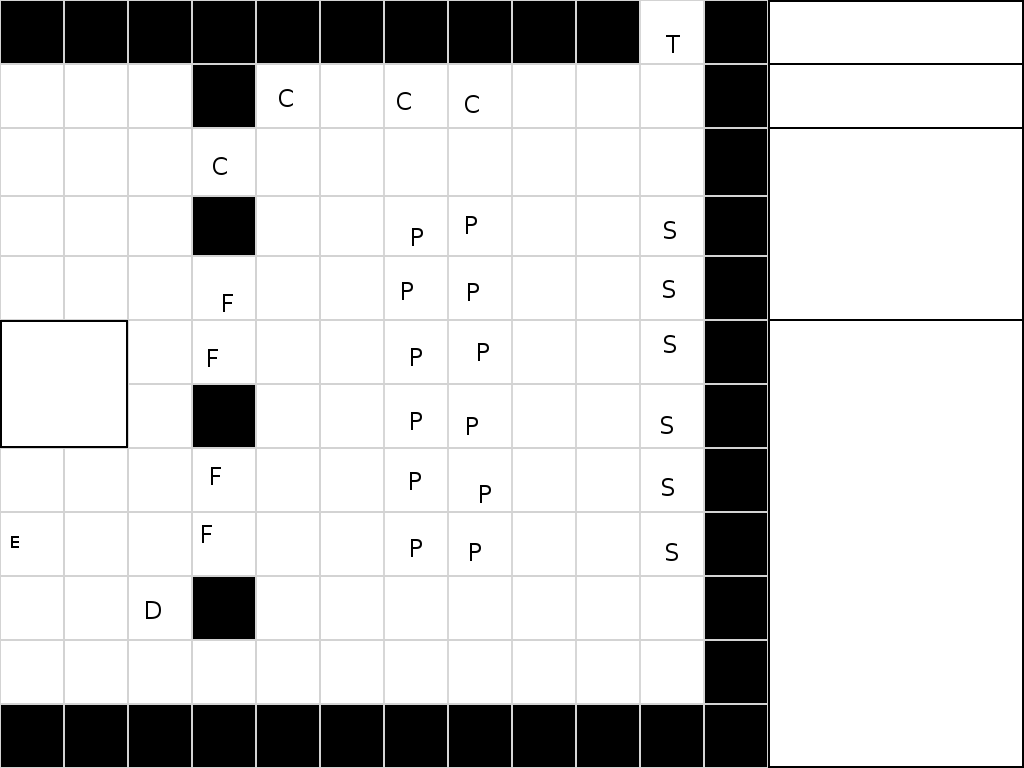
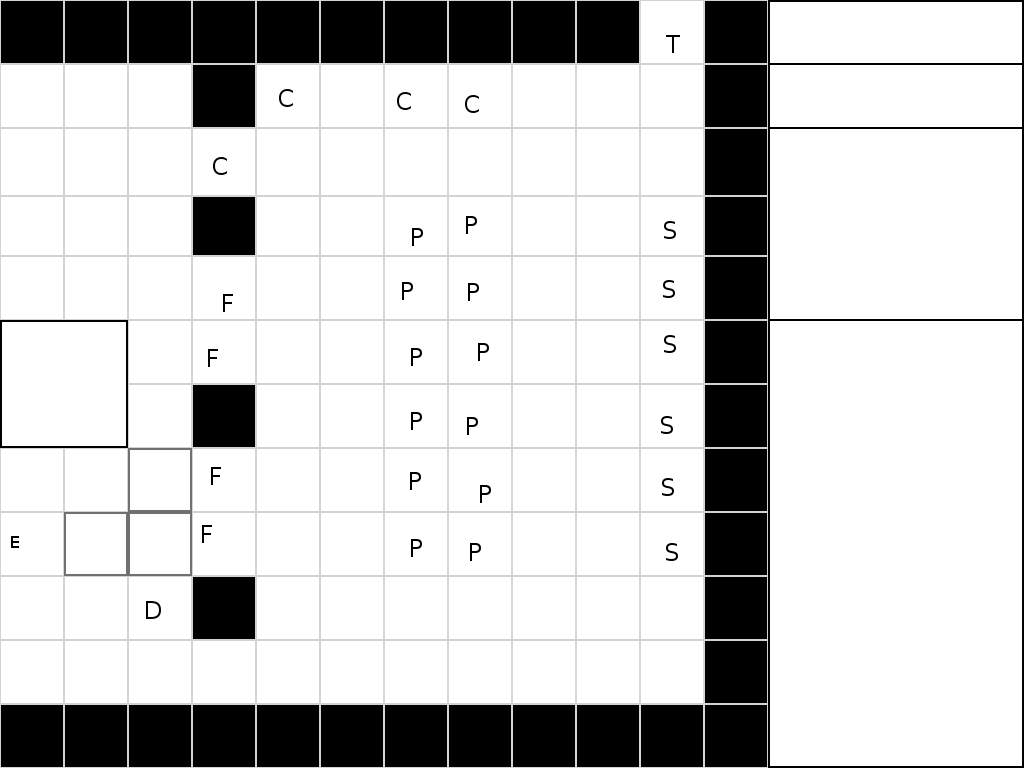
Layered file, before and after one edit (1024×768). Changes by layer:
painted on "Background" over bbox(64, 448, 192, 576)
